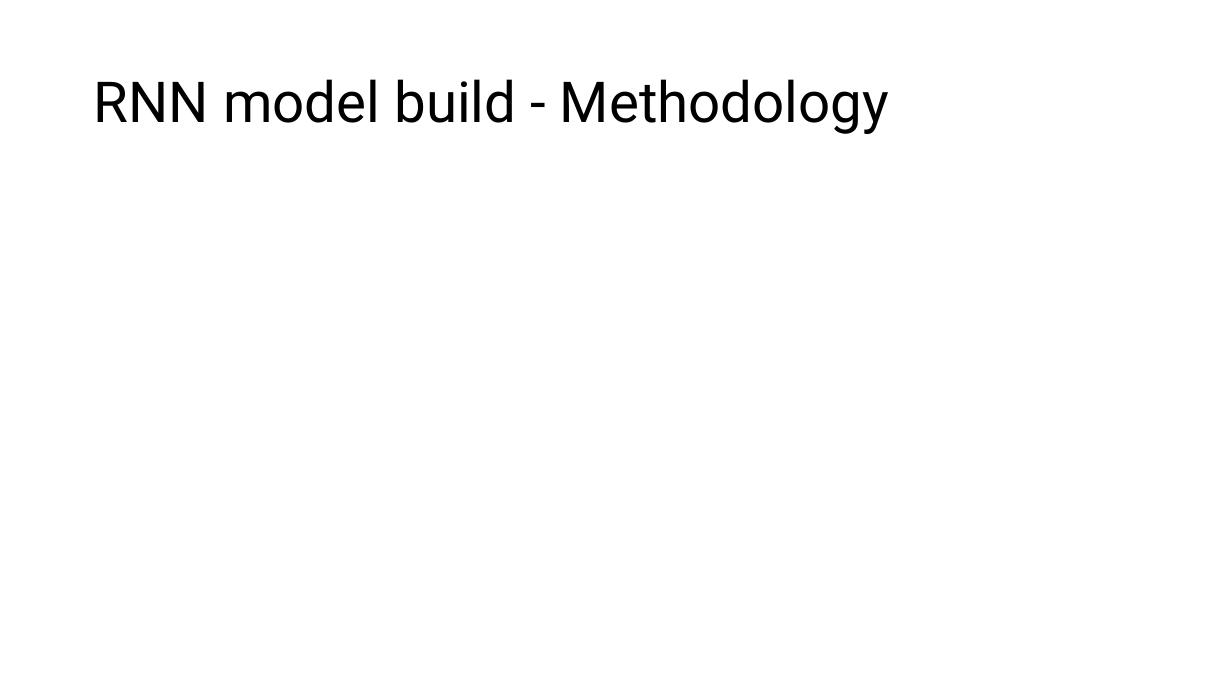
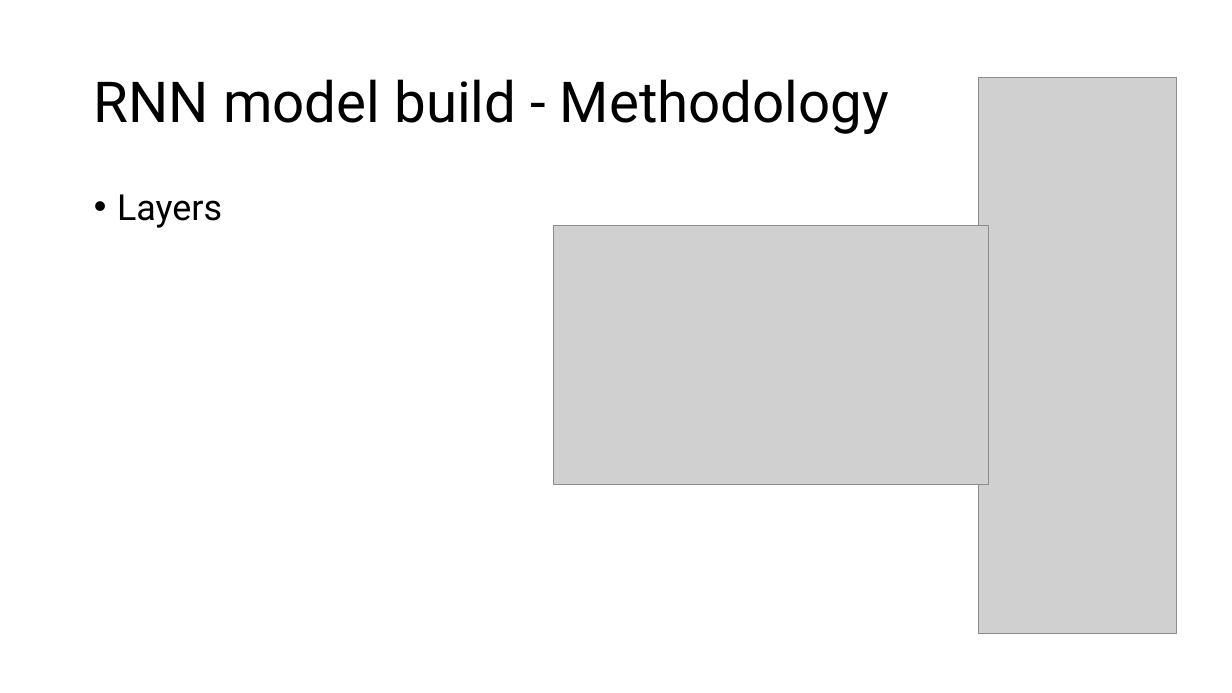
Before and after one commit to mramsundar/IITM-Graded-Projects, a slide deck: slide 8 of Week 31/Week 31 Summary Presentation.pptx. Drawn at 1232x693 pixels with LibreOffice and Linux fonts; fonts in the diff are those of the drawing; grey boxes stand for pictures. Boxes give left, top, right and bottom in pixels: in the first picture for what was removed or moved away, otherwise in the second. Text is boxed around its words. In the diff, an @@ line names an element or a change of style, - is before the commit and + after.

```diff
--- a/Week 31/Week 31 Summary Presentation.pptx
+++ b/Week 31/Week 31 Summary Presentation.pptx
@@ picture added at box(979, 77, 1177, 633) @@
@@ text added at box(117, 194, 222, 228), 28 pt, text #000000 @@
+• Layers
@@ picture added at box(554, 226, 989, 484) @@
```
Also in this commit, not shown: 4 other slides changed, 2 other files.
